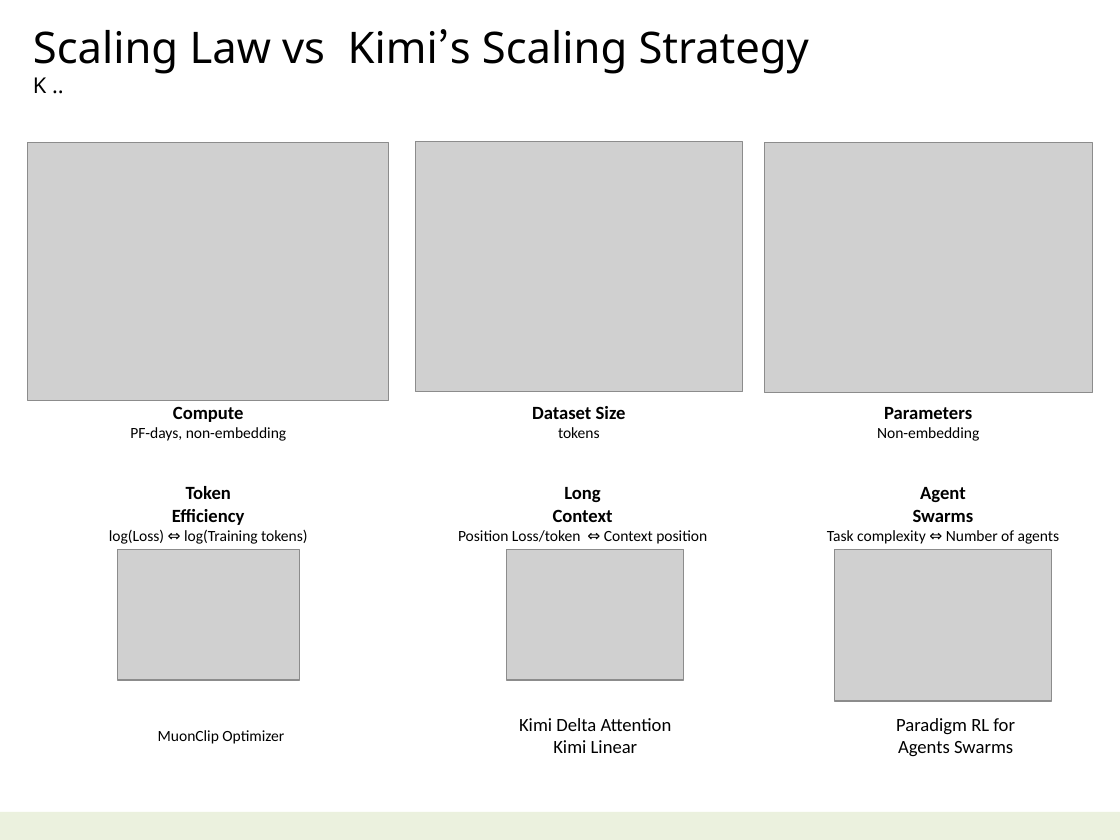
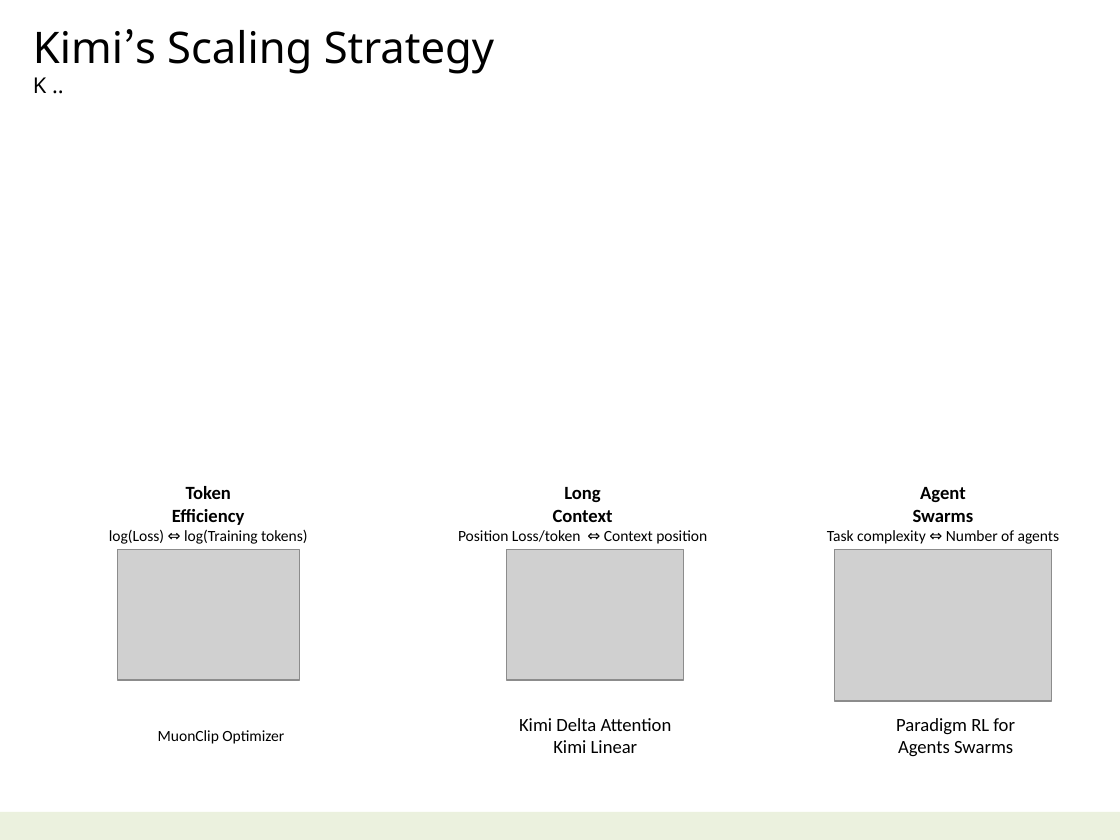
Before and after one commit to navibator/crazy-ai, a slide deck: slide 14 of ai-kimi.pptx (slide 11 before the commit). Drawn at 1120x840 pixels with LibreOffice and Linux fonts; fonts in the diff are those of the drawing; grey boxes stand for pictures. Boxes give left, top, right and bottom in pixels: in the first picture for what was removed or moved away, otherwise in the second. Text is boxed around its words. In the diff, an @@ line names an element or a change of style, - is before the commit and + after.

```diff
--- a/ai-kimi.pptx
+++ b/ai-kimi.pptx
@@ text at (x1=33, y1=29, x2=494, y2=93): text changed @@
-Scaling Law vs Kimi’s Scaling Strategy
-K ..
+Kimi’s Scaling Strategy
+K ..
@@ picture removed at (x1=28, y1=142, x2=390, y2=400) @@
@@ picture removed at (x1=416, y1=142, x2=743, y2=392) @@
@@ picture removed at (x1=764, y1=142, x2=1092, y2=392) @@
@@ text removed at (x1=130, y1=406, x2=286, y2=441) @@
-Compute
-PF-days, non-embedding
@@ text removed at (x1=532, y1=406, x2=626, y2=438) @@
-Dataset Size
-tokens
@@ text removed at (x1=877, y1=407, x2=979, y2=441) @@
-Parameters
-Non-embedding
```
Also in this commit, not shown: 1 other slide changed, 2 slides added, 2 other files.
